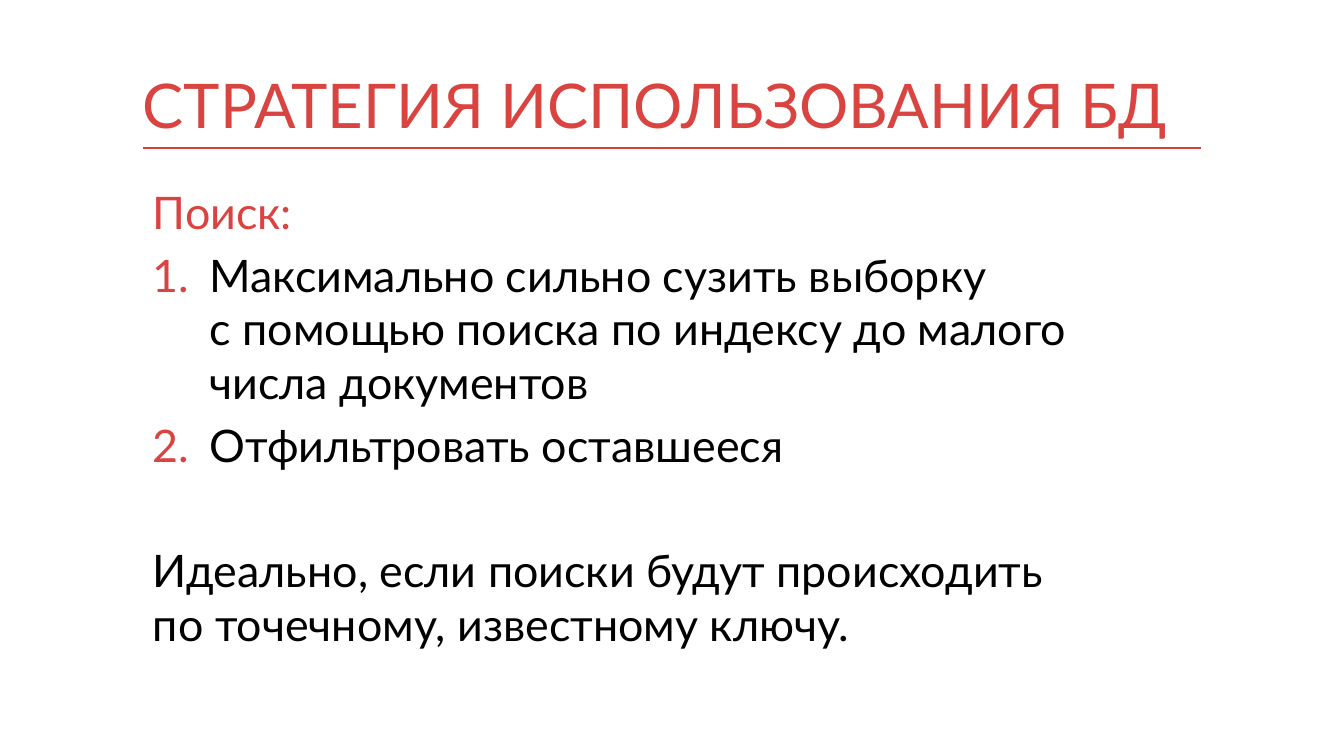
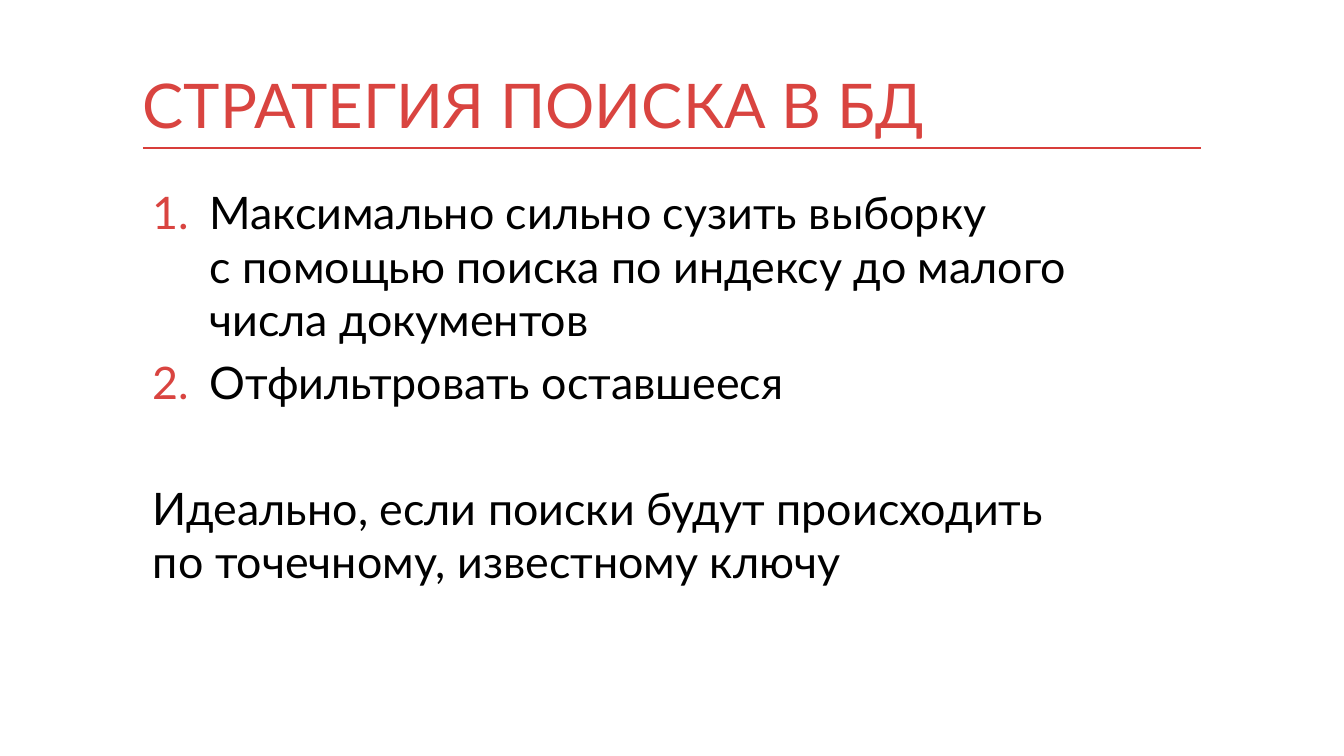
Before and after one commit to mnenorm74/web-game, a slide deck: slide 51 of db.pptx (slide 34 before the commit). Drawn at 1344x756 pixels with LibreOffice and Linux fonts; fonts in the diff are those of the drawing. Boxes give left, top, right and bottom in pixels: in the first picture for what was removed or moved away, otherwise in the second. Text is boxed around its words. In the diff, an @@ line names an element or a change of style, - is before the commit and + after.

```diff
--- a/db.pptx
+++ b/db.pptx
@@ title at [143,83,923,139]: text changed @@
-СТРАТЕГИЯ ИСПОЛЬЗОВАНИЯ БД
+СТРАТЕГИЯ ПОИСКА В БД
@@ text at [153,197,292,230]: paragraph removed @@
-Поиск:
@@ text at [153,492,1043,586]: text changed @@
-Идеально, если поиски будут происходить по точечному, известному ключу.
+Идеально, если поиски будут происходить по точечному, известному ключу
```
Also in this commit, not shown: 39 other slides changed, 28 slides added, 3 slides removed, 2 other files.
